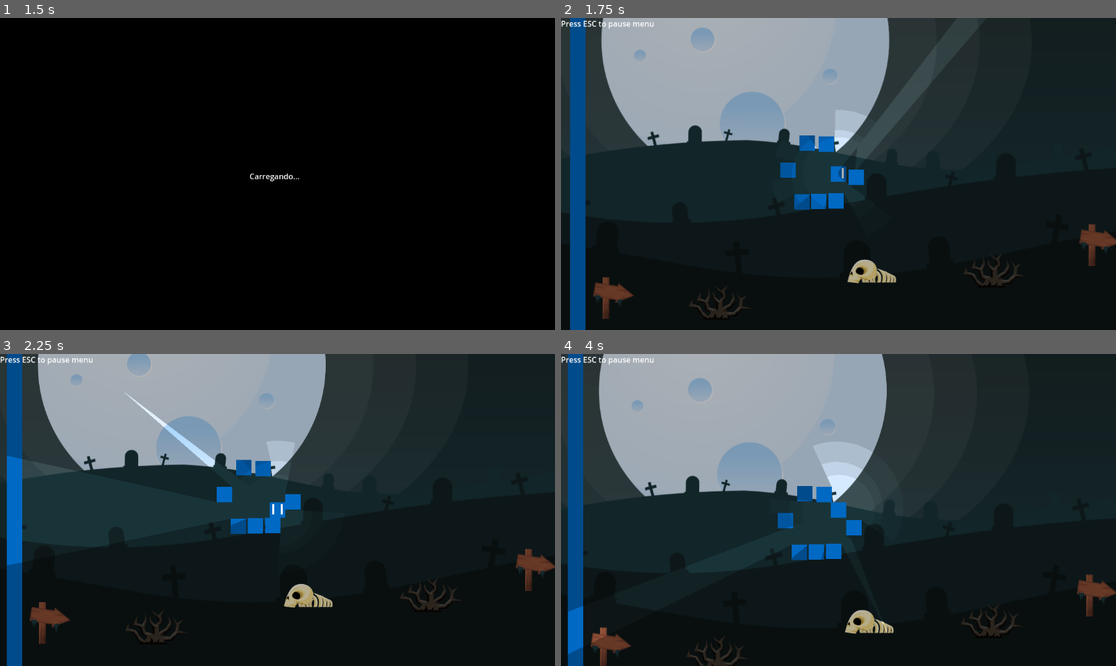
Above: before the commit, frames 1-4 (two rows, left to right).
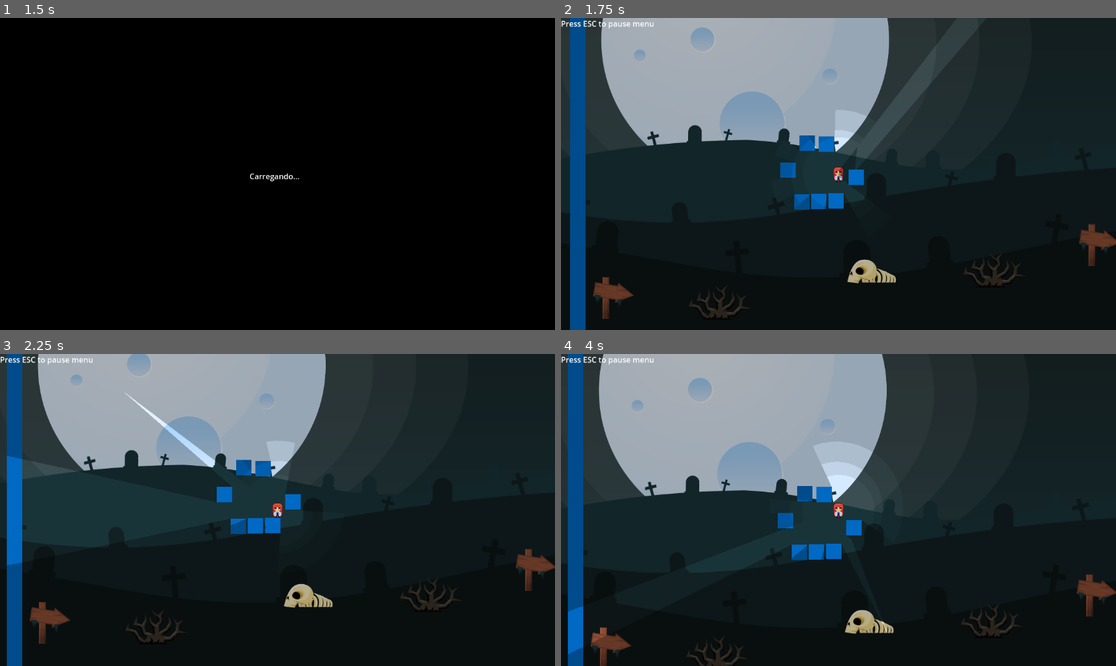
Above: after the commit, the same moments.

Repository: gsmereka/42-Game-Jam
Game: Godot game, scene res://Scenes/UI/Menu/menu.tscn
Two runs of this game, one before a commit and one after it. Both use one fixed random seed, a clock stepped at 60 frames per second and the inputs below.
Inputs (mouse positions are in pixels of both pictures, inside the frame that each line leads up to):
- Up to frame 1 (1.5 s): click "Iniciar" at 0.5 s; tap Enter at 1.25 s; move the mouse to (399, 158) at 1.27 s; hold Right (ui_right) from 1.28 s (still down)
- Up to frame 2 (1.75 s): keep holding Right (ui_right)
- Up to frame 3 (2.25 s): move the mouse to (166, 525) at 2.02 s; release Right (ui_right) at 2.03 s; hold Down (ui_down) from 2.03 s (still down)
- Up to frame 4 (4 s): tap Space at 2.75 s; move the mouse to (894, 441) at 2.77 s; release Down (ui_down) at 2.78 s; hold Right (ui_right) 2.78-3.53 s; tap Enter at 3.5 s; move the mouse to (810, 572) at 3.52 s; hold Up (ui_up) from 3.53 s (still down)

Frame 1 is identical in both runs. In frame 2, 0.3% of the frame differs, in the area x 6-100%, y 0-91%; in frame 3, 0.2%; in frame 4, 0.3%.

Commit message:
change player sprites

Diff:
--- a/Scenes/Game/characters/Player/player.tscn
+++ b/Scenes/Game/characters/Player/player.tscn
@@ -1,7 +1,7 @@
-[gd_scene load_steps=11 format=3 uid="uid://bffcrsi3nfqqb"]
+[gd_scene load_steps=14 format=3 uid="uid://bffcrsi3nfqqb"]
 
 [ext_resource type="Script" uid="uid://bpgw1tdp35qy7" path="res://Scenes/Game/characters/Player/player.gd" id="1_hpoch"]
-[ext_resource type="Texture2D" uid="uid://x4gj4jhbggwf" path="res://Assets/player/side.png" id="1_yu1hh"]
+[ext_resource type="Texture2D" uid="uid://do6w3tkcs1qs3" path="res://Assets/player/prota-idle.png" id="2_42rbx"]
 [ext_resource type="PackedScene" uid="uid://c1diffaf2650k" path="res://Scenes/StateMachine/state_manager.tscn" id="3_42rbx"]
 [ext_resource type="Script" uid="uid://cr2u3xjfuoink" path="res://Scenes/Game/characters/state_move.gd" id="4_awq5b"]
 [ext_resource type="Texture2D" uid="uid://d20b5ximn260m" path="res://Assets/Utils/cw.png" id="5_42rbx"]
@@ -9,6 +9,43 @@
 
 [sub_resource type="RectangleShape2D" id="RectangleShape2D_kkasu"]
 size = Vector2(32, 32)
+
+[sub_resource type="Animation" id="Animation_42rbx"]
+resource_name = "Player_Idle"
+loop_mode = 2
+tracks/0/type = "value"
+tracks/0/imported = false
+tracks/0/enabled = true
+tracks/0/path = NodePath("Sprite2D:frame")
+tracks/0/interp = 1
+tracks/0/loop_wrap = true
+tracks/0/keys = {
+"times": PackedFloat32Array(0, 1),
+"transitions": PackedFloat32Array(1, 1),
+"update": 1,
+"values": [0, 1]
+}
+
+[sub_resource type="Animation" id="Animation_awq5b"]
+length = 0.001
+tracks/0/type = "value"
+tracks/0/imported = false
+tracks/0/enabled = true
+tracks/0/path = NodePath("Sprite2D:frame")
+tracks/0/interp = 1
+tracks/0/loop_wrap = true
+tracks/0/keys = {
+"times": PackedFloat32Array(0),
+"transitions": PackedFloat32Array(1),
+"update": 1,
+"values": [0]
+}
+
+[sub_resource type="AnimationLibrary" id="AnimationLibrary_e3wm0"]
+_data = {
+&"Player_Idle": SubResource("Animation_42rbx"),
+&"RESET": SubResource("Animation_awq5b")
+}
 
 [sub_resource type="OccluderPolygon2D" id="OccluderPolygon2D_ipuyi"]
 closed = false
@@ -28,16 +65,24 @@
 [node name="CollisionShape2D" type="CollisionShape2D" parent="."]
 shape = SubResource("RectangleShape2D_kkasu")
 
+[node name="AnimationPlayer" type="AnimationPlayer" parent="."]
+libraries = {
+&"": SubResource("AnimationLibrary_e3wm0")
+}
+autoplay = "Player_Idle"
+
 [node name="Sprite2D" type="Sprite2D" parent="."]
-texture = ExtResource("1_yu1hh")
+texture = ExtResource("2_42rbx")
+hframes = 2
 
 [node name="StateManager" parent="." node_paths=PackedStringArray("initial_state") instance=ExtResource("3_42rbx")]
 initial_state = NodePath("StateMove")
 
-[node name="StateMove" type="Node2D" parent="StateManager" node_paths=PackedStringArray("player", "fov")]
+[node name="StateMove" type="Node2D" parent="StateManager" node_paths=PackedStringArray("player", "fov", "animation")]
 script = ExtResource("4_awq5b")
 player = NodePath("../..")
 fov = NodePath("../../FOV")
+animation = NodePath("../../AnimationPlayer")
 
 [node name="Camera2D" type="Camera2D" parent="."]
 
--- a/Scenes/Game/characters/camera_2d.gd
+++ /dev/null
@@ -1,19 +0,0 @@
-extends Camera2D
-
-func _ready() -> void:
-	await get_tree().create_timer(0.1).timeout
-	var scene = get_tree().current_scene
-	if (!scene || scene is not Node2D):
-		return
-	var bg = scene.get_node_or_null("Node2D").get_node("Bg")
-	if (!bg):
-		return
-	var bg_size = bg.texture.get_size() * bg.scale
-	var rect = Rect2(bg.global_position - bg_size / 2, bg_size)
-	var viewPortSize = get_viewport_rect().size
-	var half = viewPortSize / 2
-
-	limit_left = rect.position.x + half.x
-	limit_top = rect.position.y + half.y
-	limit_right = rect.position.x + rect.size.x - half.x
-	limit_bottom = rect.position.y + rect.size.y - half.y
--- a/Scenes/Game/characters/player.tscn
+++ /dev/null
@@ -1,7 +0,0 @@
-[gd_scene load_steps=2 format=3 uid="uid://b5fifm7jjeqbe"]
-
-[ext_resource type="PackedScene" uid="uid://bffcrsi3nfqqb" path="res://Scenes/Game/characters/Player/player.tscn" id="1_bdgdu"]
-
-[node name="Player" type="Node2D"]
-
-[node name="Player" parent="." instance=ExtResource("1_bdgdu")]
--- a/Scenes/Game/characters/state_move.gd
+++ b/Scenes/Game/characters/state_move.gd
@@ -2,21 +2,16 @@
 
 @export var player : Player
 @export var fov : Node2D
+@export var animation : AnimationPlayer
 
 func Physics_Update(delta):
 		move(delta)
 		fov.look_at(get_global_mouse_position())
 
 func manageSprites(vector: Vector2) -> void:
-	if (vector == Vector2.ZERO):
-		return
-	var sprite: Texture2D = load("res://Assets/player/front.png") if vector.y > 0 else \
-							load("res://Assets/player/back.png") if vector.y < 0 else \
-							load("res://Assets/player/side.png")
-
-	$"../../Sprite2D".texture = sprite
-	if (vector.x):
-		$"../../Sprite2D".flip_h = vector.x < 0
+	if !animation.is_playing():
+		animation.play("Player_Idle")
+	pass
 
 func move(delta: float) -> void:
 	var vector = Vector2.ZERO
--- a/project.godot
+++ b/project.godot
@@ -65,5 +65,6 @@
 
 [rendering]
 
+textures/canvas_textures/default_texture_filter=0
 renderer/rendering_method="gl_compatibility"
 renderer/rendering_method.mobile="gl_compatibility"
Binary file added: Assets/player/prota-idle.png
Not shown, added: Assets/player/prota-idle.png.import
Not shown, removed: Scenes/Game/characters/camera_2d.gd.uid
